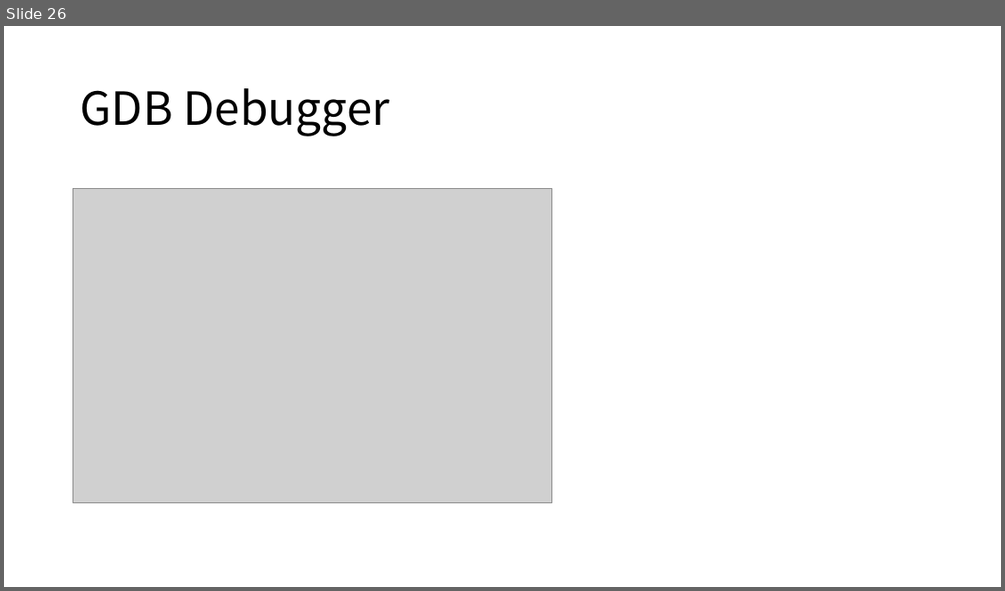
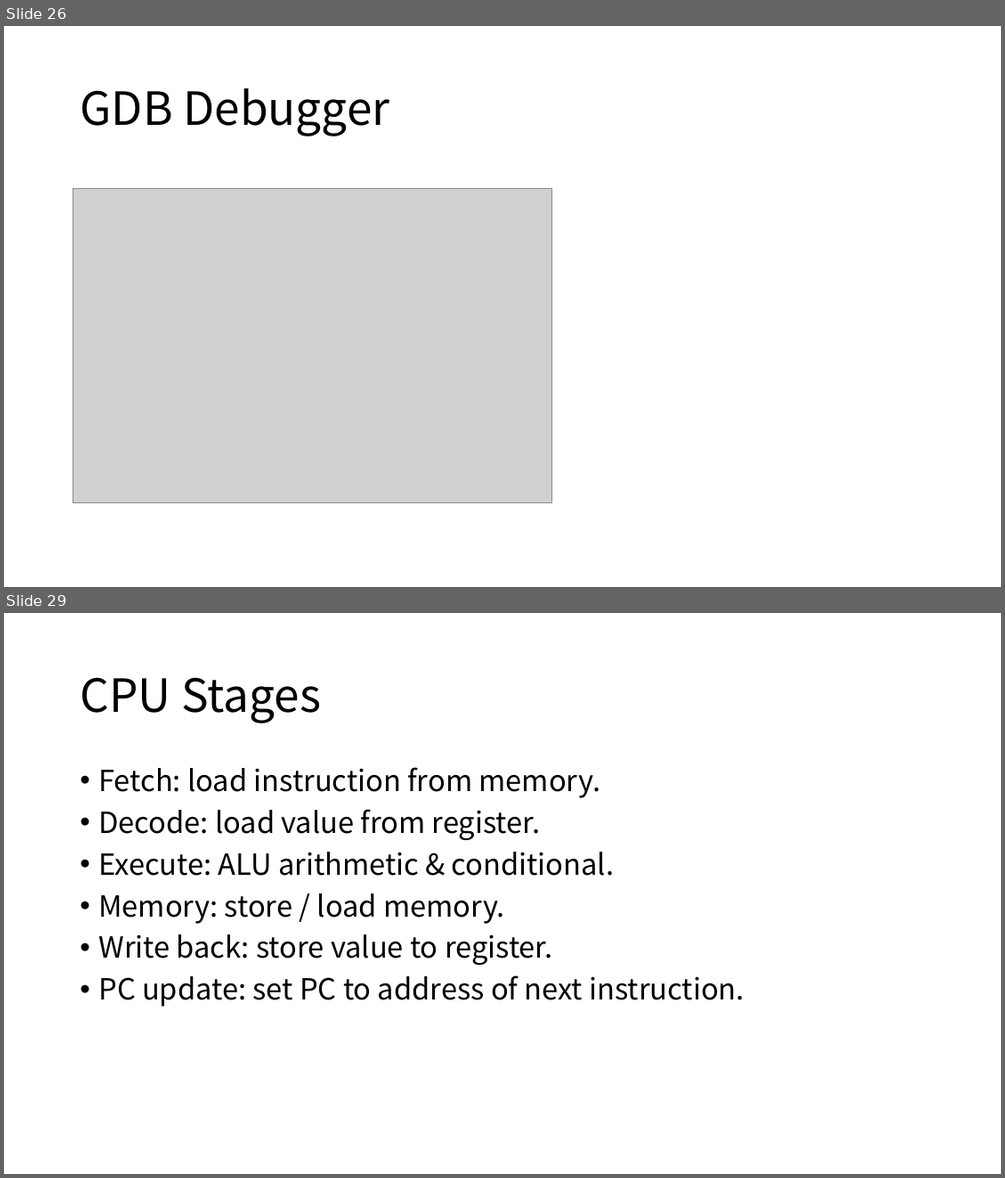
Before and after one commit to Lyther/wiki, a slide deck: docs/assets/Operating Systems.pptx. Shown one above the other, each under a label of ours: slide 26 before the commit, slides 26 and 29 after it; the slides between them are not shown. The pictures are 1005x591 and 1005x1178 pixels, drawn with LibreOffice and Linux fonts; fonts in the diff are those of the drawing; grey boxes stand for pictures. Boxes give left, top, right and bottom in pixels: in the first picture for what was removed or moved away, otherwise in the second. Text is boxed around its words. In the diff, an @@ line names an element or a change of style, - is before the commit and + after.

```diff
--- a/docs/assets/Operating Systems.pptx
+++ b/docs/assets/Operating Systems.pptx
@@ slide 29 added at bbox=[4, 613, 1001, 1174], background #FFFFFF @@
@@ title added at bbox=[80, 677, 321, 723], 44 pt, text #000000 @@
+CPU Stages
@@ text added at bbox=[98, 767, 744, 1006], 28 pt, text #000000 @@
+• Fetch: load instruction from memory.
+• Decode: load value from register.
+• Execute: ALU arithmetic & conditional.
+• Memory: store / load memory.
+• Write back: store value to register.
+• PC update: set PC to address of next instruction.
```
Also in this commit, not shown: 35 other slides added, 1 other file.
